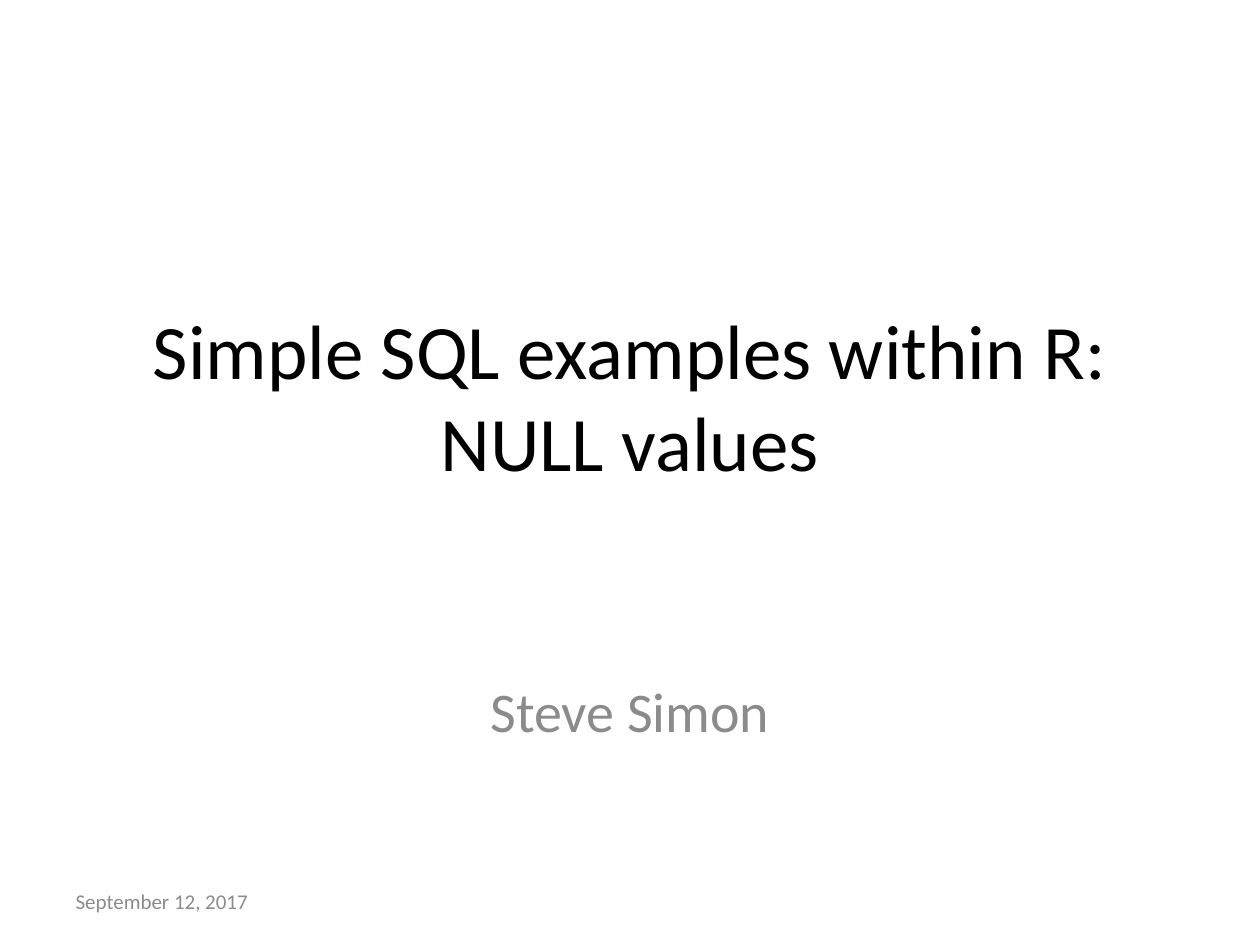
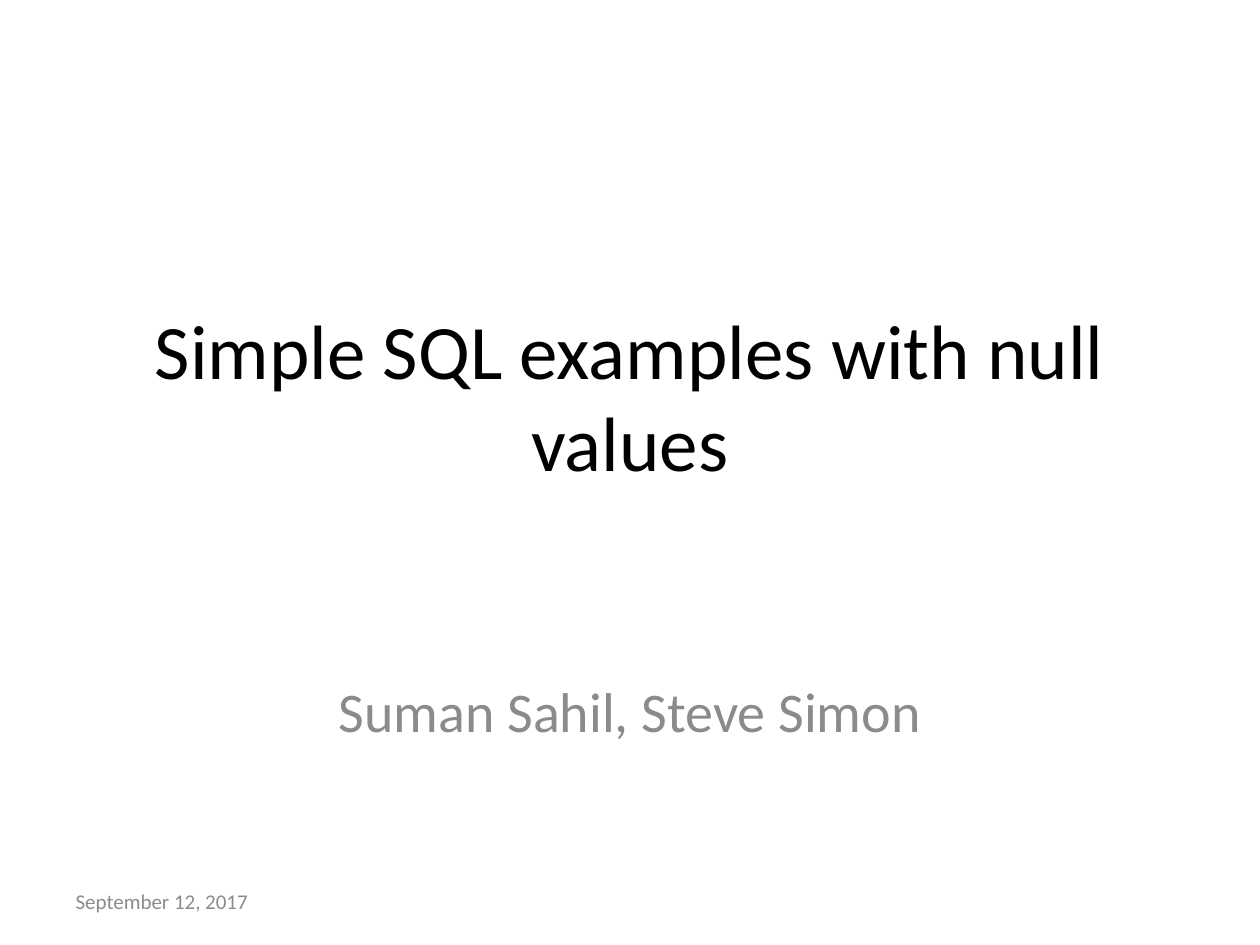
Before and after one commit to pmean/introduction-to-sql, a slide deck: slide 1 of src/null-values.pptx. Drawn at 1260x945 pixels with LibreOffice and Linux fonts; fonts in the diff are those of the drawing. Boxes give left, top, right and bottom in pixels: in the first picture for what was removed or moved away, otherwise in the second. Text is boxed around its words. In the diff, an @@ line names an element or a change of style, - is before the commit and + after.

Commit message:
Split null-values lecture into two parts

```diff
--- a/src/null-values.pptx
+++ b/src/null-values.pptx
@@ title at (155,325,1103,472): text changed @@
-Simple SQL examples within R: NULL values
+Simple SQL examples with null values
@@ subtitle at (339,693,920,739): text changed @@
-Steve Simon
+Suman Sahil, Steve Simon
```
Also in this commit, not shown: 7 other slides changed, 5 slides added, 1 other file.
